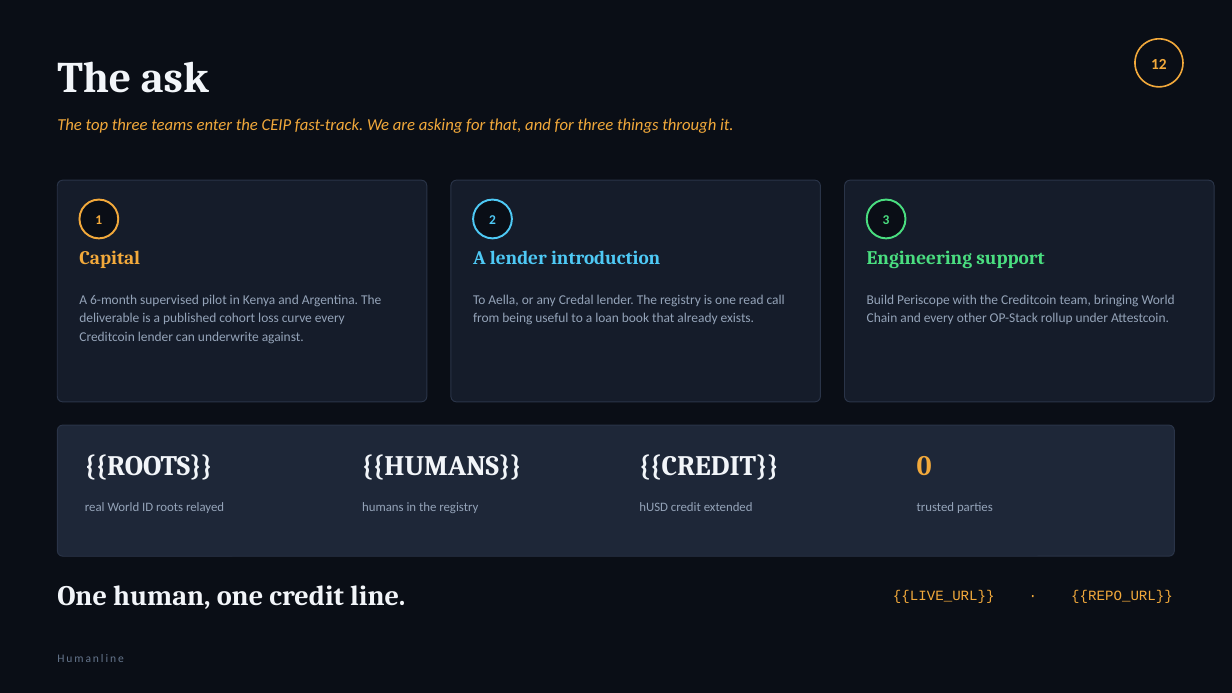
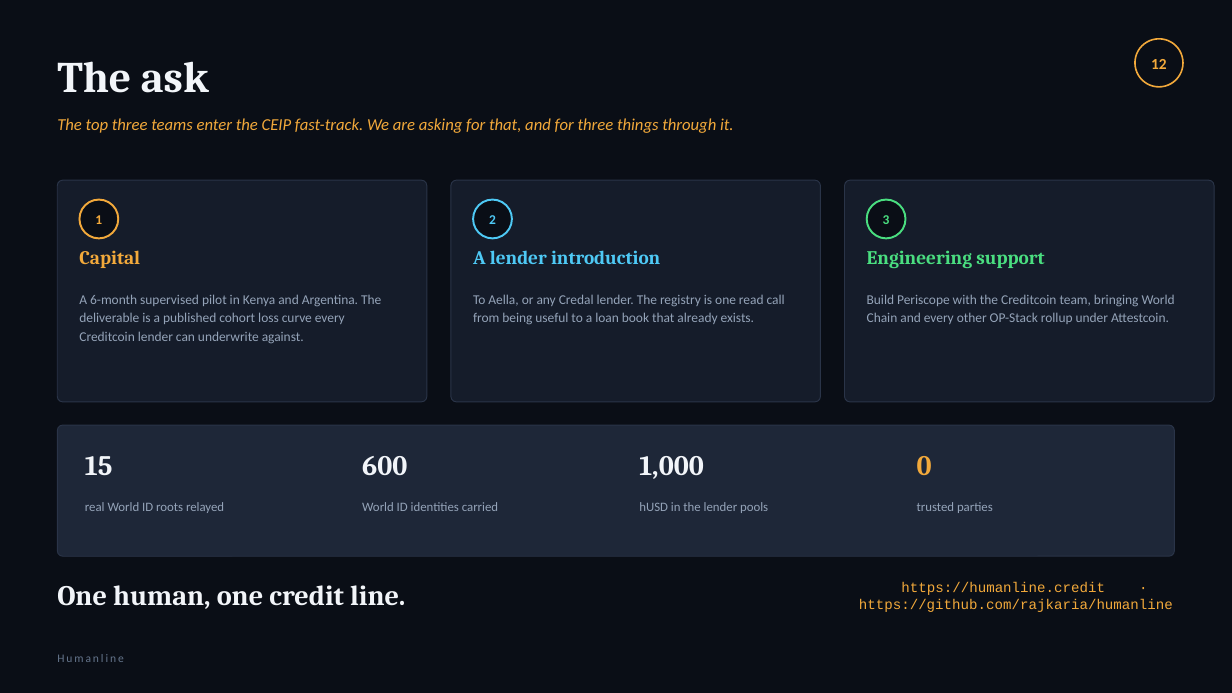
Before and after one commit to rajkaria/humanline, a slide deck: slide 12 of docs/deck.pptx. Drawn at 1232x693 pixels with LibreOffice and Linux fonts; fonts in the diff are those of the drawing. Boxes give left, top, right and bottom in pixels: in the first picture for what was removed or moved away, otherwise in the second. Text is boxed around its words. In the diff, an @@ line names an element or a change of style, - is before the commit and + after.

```diff
--- a/docs/deck.pptx
+++ b/docs/deck.pptx
@@ text at [85,456,113,476]: text changed @@
-{{ROOTS}}
+15
@@ text at [362,456,407,475]: text changed @@
-{{HUMANS}}
+600
@@ text at [639,456,704,479]: text changed @@
-{{CREDIT}}
+1,000
@@ text at [362,502,498,511]: text changed @@
-humans in the registry
+World ID identities carried
@@ text at [639,502,768,513]: text changed @@
-hUSD credit extended
+hUSD in the lender pools
@@ text at [859,581,1173,612]: text changed @@
-{{LIVE_URL}} · {{REPO_URL}}
+https://humanline.credit · https://github.com/rajkaria/humanline
```
Also in this commit, not shown: 1 other slide changed, 10 other files.
